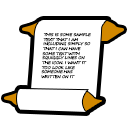
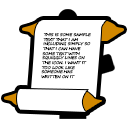
Comparing the layer stacks of the two 128 × 128 images. Changes:
added layer "Layer 1" above "Background" over [29, 9, 115, 119]
